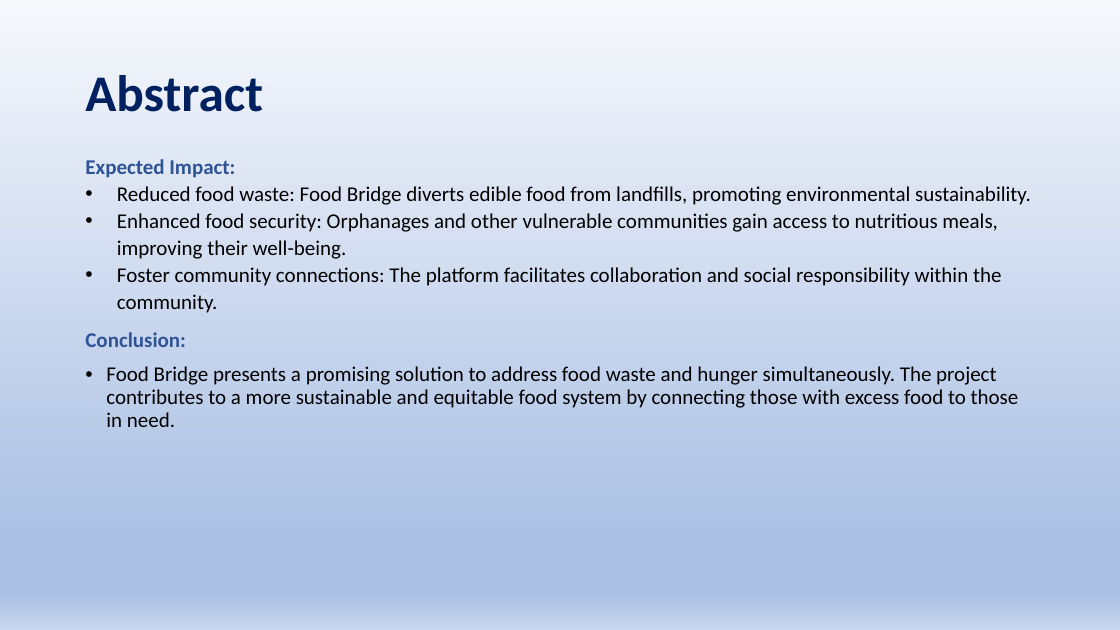
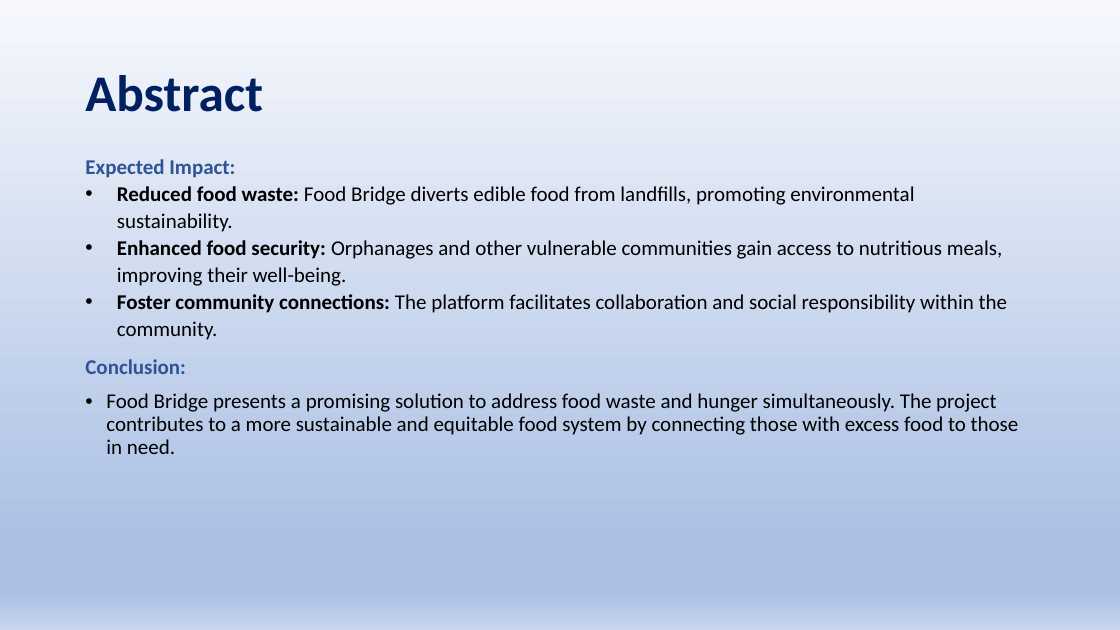
Before and after one commit to Sriram-V-99/MCA-Project-, a slide deck: slide 4 of FoodBridge.pptx. Drawn at 1120x630 pixels with LibreOffice and Linux fonts; fonts in the diff are those of the drawing. Boxes give left, top, right and bottom in pixels: in the first picture for what was removed or moved away, otherwise in the second. Text is boxed around its words. In the diff, an @@ line names an element or a change of style, - is before the commit and + after.

```diff
--- a/FoodBridge.pptx
+++ b/FoodBridge.pptx
@@ text at [117,186,1007,340]: bold on in "Reduced food waste:", "Enhanced food security:", "Foster community connections:" @@
```
Also in this commit, not shown: 5 other slides changed.
